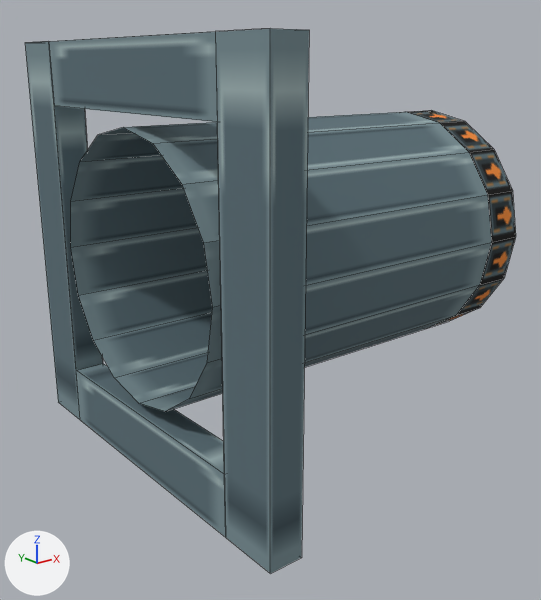
Renders of the OBJ model src/main/resources/assets/create_nuclear_industry/models/block/turbine/mesh/inlet_right.obj from each side of a commit.
Rendered twice from a camera (50 mm lens) standing at (-0.774, -1.967, 0.945) and looking at (0.41, -0.487, 0.353). Every picture has the same lights, and +X, +Y and +Z are marked at lower left. The older version comes first. Mesh edges are drawn as thin lines. Where no turn or scale is listed for an object, it has been applied to the vertices. Vertices at exactly the same position are counted once.

Objects in the first picture: 'inlet_right'.
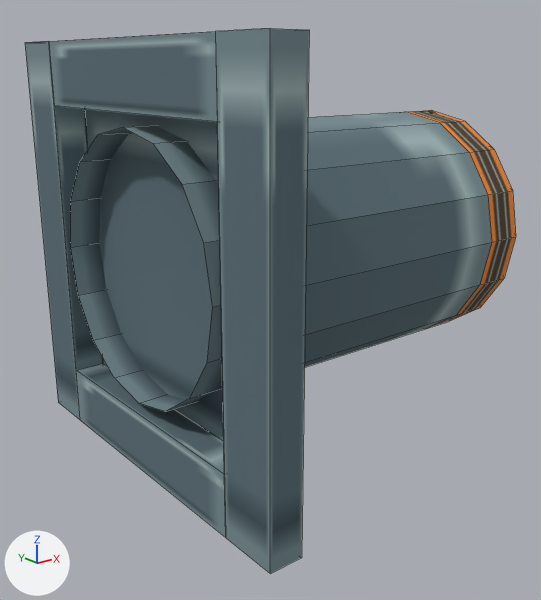
Pixel boxes (x1, y1, x2, y2) of what changed, in the pictures (541 x 600 px):
part 1 of me_inlet_right, added (cyan): after (85, 109, 224, 441)
part 2 of me_inlet_right, surface changed: (84, 110, 516, 410) in both
part 3 of me_inlet_right, recoloured: (408, 110, 516, 328) in both

What changed in the scene script:
```text
Add img_turbine_inlet_side:
    img_turbine_inlet_side = load_image('turbine_inlet_side', '../../../../textures/block/turbine/turbine_inlet_side.png', 16, 16, 'sRGB')
Add mat_inlet_side:
    mat_inlet_side = principled_material('inlet_side')
    mat_inlet_side.texture = img_turbine_inlet_side
    mat_inlet_side.roughness = 1.0
Add mat_inside:
    mat_inside = principled_material('inside')
    mat_inside.texture = img_turbine_casing_panel
    mat_inside.roughness = 1.0
Change me_inlet_right:
    used by ob_inlet_right; location = (0.0, 0.0, 0.0)
    verts and faces of me_inlet_right; kept vertices keep their numbers, new ones are numbered from 72
    before: 68 (0.08, -0.15, 0.15) at pixel (102, 363), 69 (0.08, -0.85, 0.15), 70 (0.08, -0.15, 0.85), 71 (0.08, -0.85, 0.85)
    remove me_inlet_right.from_pydata(...)  # 72 vertices, 62 faces; spans x 0.0..1.0, y -1.0..0.0, z 0.0..1.0
    add me_inlet_right.from_pydata(...)  # 72 vertices, 63 faces; spans x 0.0..1.0, y -1.0..0.0, z 0.0..1.0
    me_inlet_right part 1
    add faces += [(68, 69, 71, 70)]  # mat_inside (picture img_turbine_casing_panel)
    me_inlet_right part 2: 46 kept faces spanning x 0.0..1.0, y -0.82..-0.18, z 0.18..0.82 get new texture (UV) coordinates
    me_inlet_right part 3: 16 faces spanning x 0.89..1.0, y -0.82..-0.18, z 0.18..0.82 switch from mat_inlet (picture img_turbine_inlet) to mat_inlet_side (picture img_turbine_inlet_side)
    add me_inlet_right.materials.append(mat_inside)  # picture img_turbine_casing_panel
```
